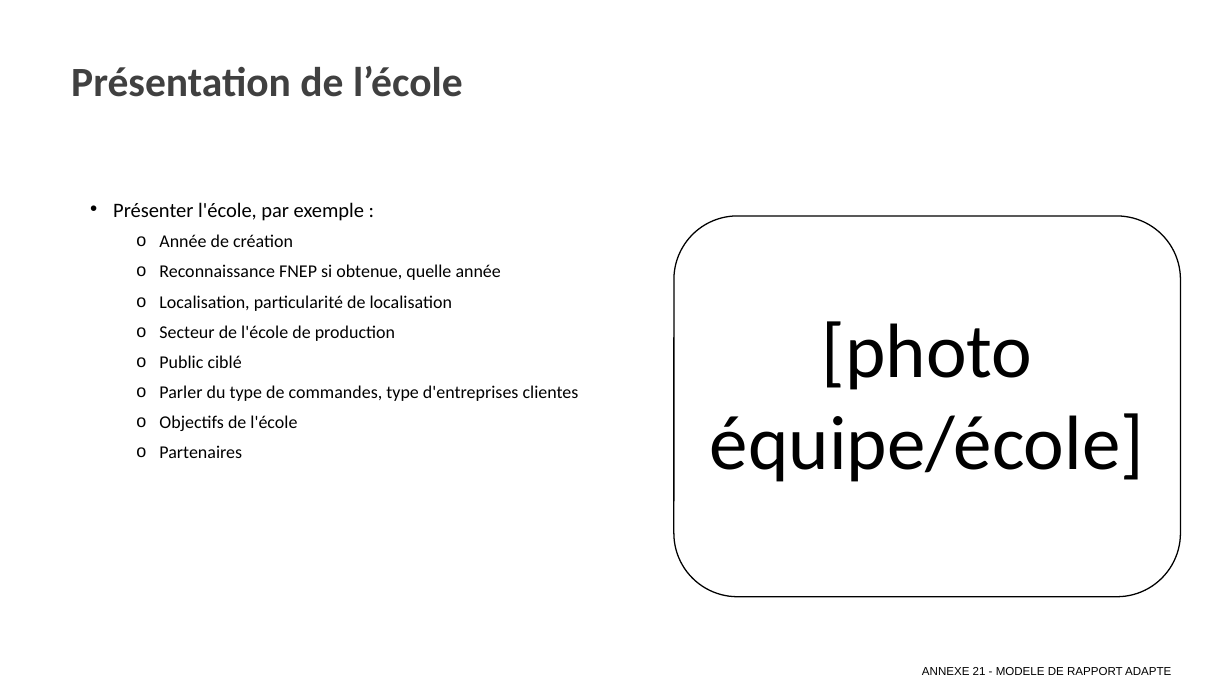
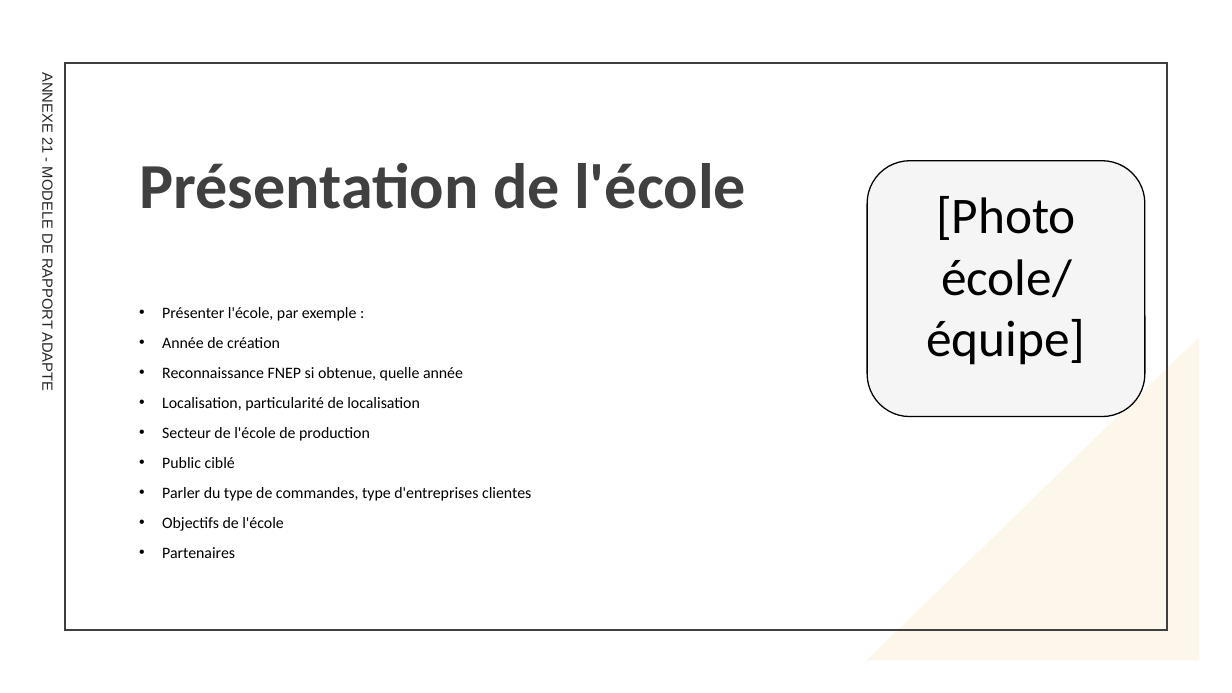
Before and after one commit to Ok1nam/EDP180625, a slide deck: slide 3 of client/public/fichiers/ANNEXE 21 - MODELE DE RAPPORT ADAPTE.pptx. Drawn at 1232x693 pixels with LibreOffice and Linux fonts; fonts in the diff are those of the drawing. Boxes give left, top, right and bottom in pixels: in the first picture for what was removed or moved away, otherwise in the second. Text is boxed around its words. In the diff, an @@ line names an element or a change of style, - is before the commit and + after.

```diff
--- a/client/public/fichiers/ANNEXE 21 - MODELE DE RAPPORT ADAPTE.pptx
+++ b/client/public/fichiers/ANNEXE 21 - MODELE DE RAPPORT ADAPTE.pptx
@@ text "ANNEXE 21 - MODELE DE ...": place and size @@
-text "ANNEXE 21 - MODELE DE ..." at <box>922,667,1171,675</box>
+text "ANNEXE 21 - MODELE DE ..." at <box>39,78,55,390</box>
@@ text "ANNEXE 21 - MODELE DE ..." at <box>39,78,55,390</box>: size 9 to 11.5 pt, text colour #000000 to #262626; alignment right to left; more space between paragraphs; vertical alignment middle to top; rotation 0 to 90 degrees @@
@@ rectangle added at <box>65,63,1167,629</box>, outline #404040 1.5 pt @@
@@ title "Présentation de l'école" at <box>139,163,746,209</box>: vertical alignment top to middle @@
@@ title at <box>139,163,746,209</box>: text changed; size 32.4 to 50 pt @@
-Présentation de l’école
+Présentation de l'école
@@ rounded rectangle "[Photo": place and size @@
-rounded rectangle "[Photo" at <box>674,216,1180,597</box>
+rounded rectangle "[Photo" at <box>867,161,1145,417</box>
@@ rounded rectangle "[Photo" at <box>867,161,1145,417</box>: fill #FFFFFF to #F5F5F5 @@
@@ text in rounded rectangle at <box>926,196,1085,365</box>: text changed; size 60 to 40 pt @@
-[photo équipe/école]
+[Photo
+école/équipe]
@@ text "Présenter l'école, par exemple :": place and size @@
-text "Présenter l'école, par exemple :" at <box>113,202,579,458</box>
+text "Présenter l'école, par exemple :" at <box>162,307,531,558</box>
@@ text "Présenter l'école, par exemple :" at <box>162,307,531,558</box>: size 16 to 12.4 pt in "Présenter l'école, par exemple :"; size 14 to 12.4 pt in "Année de création", "Reconnaissance FNEP si obtenue, quelle année", "Localisation, particularité de localisation", "Secteur de l'école de production" and 4 more places; line spacing 1.1 to 0.9; bullet o to •; list level 2 to 1 in "Année de création"; list level 2 to 1 in "Reconnaissance FNEP si obtenue, quelle ..."; list level 2 to 1 in "Localisation, particularité de localisation"; list level 2 to 1 in "Secteur de l'école de production"; list level 2 to 1 in "Public ciblé"; list level 2 to 1 in "Parler du type de commandes, ..."; list level 2 to 1 in "Objectifs de l'école"; list level 2 to 1 in "Partenaires" @@
@@ right triangle added at <box>867,337,1200,661</box>, fill #FDF6EA @@
```
Also in this commit, not shown: 9 other slides changed, 4 other files.
